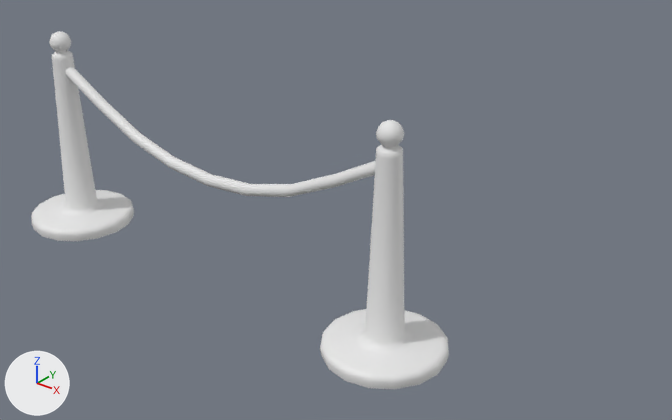
A saved change to the FBX model Assets/Meshes/assets v2/Little fence strap.fbx.
Before and after are seen from a 50 mm camera at (1.427, -1.325, 1.108) aimed at (0.3, 0.085, 0.234). The lights are fixed; the arrows at lower left show +X, +Y and +Z. The picture after the commit comes second. Where no turn or scale is listed for an object, it has been applied to the vertices.

Names of what the first picture shows: 'Little fence strap'.
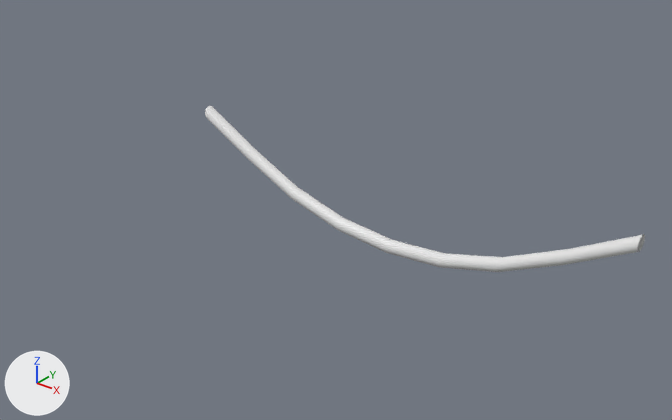
Pixel boxes [x1, y1, x2, y2] of what changed, in the pictures (672 x 420 px; the box of a moved part takes in the faces that stretch with it):
'Little fence strap', reshaped (53% shorter)
    before: [31, 31, 449, 389]
    after: [205, 106, 645, 272]
part 1 of me_cylinder_023, moved or reshaped
    before: [65, 66, 376, 197]
    after: [205, 106, 645, 272]
part 2 of me_cylinder_023, deleted
    before: [320, 120, 449, 389]
part 3 of me_cylinder_023, deleted
    before: [31, 31, 134, 241]

The change in detail:
me_cylinder_023 is used by ob_little_fence_strap; location (0.0, 0.0, 0.0).
me_cylinder_023 had 686 vertices, 672 faces and spanned x -0.63..0.63, y -0.134..0.134, z 0.0..0.508.
me_cylinder_023 now has 108 vertices, 96 faces and spans x 0.016..0.988, y -0.014..0.014, z 0.235..0.431.
me_cylinder_023 part 1: the loose piece of 108 vertices spanning x -0.484..0.488, y -0.013..0.015, z 0.237..0.433 is moved by (0.5, -0.001, -0.002).
me_cylinder_023 part 2: the loose piece of 289 vertices spanning x 0.362..0.63, y -0.134..0.134, z 0.0..0.508 is deleted.
me_cylinder_023 part 3: the loose piece of 289 vertices spanning x -0.63..-0.362, y -0.134..0.134, z 0.0..0.508 is deleted.
